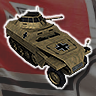
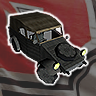
Layered file, before and after one edit (96x96). Changes by layer:
hid "SdKfz 250/9" over (x1=5, y1=7, x2=91, y2=88)
added layer "Kubelwagen" above "Pontoon Truck" over (x1=8, y1=12, x2=87, y2=84)
